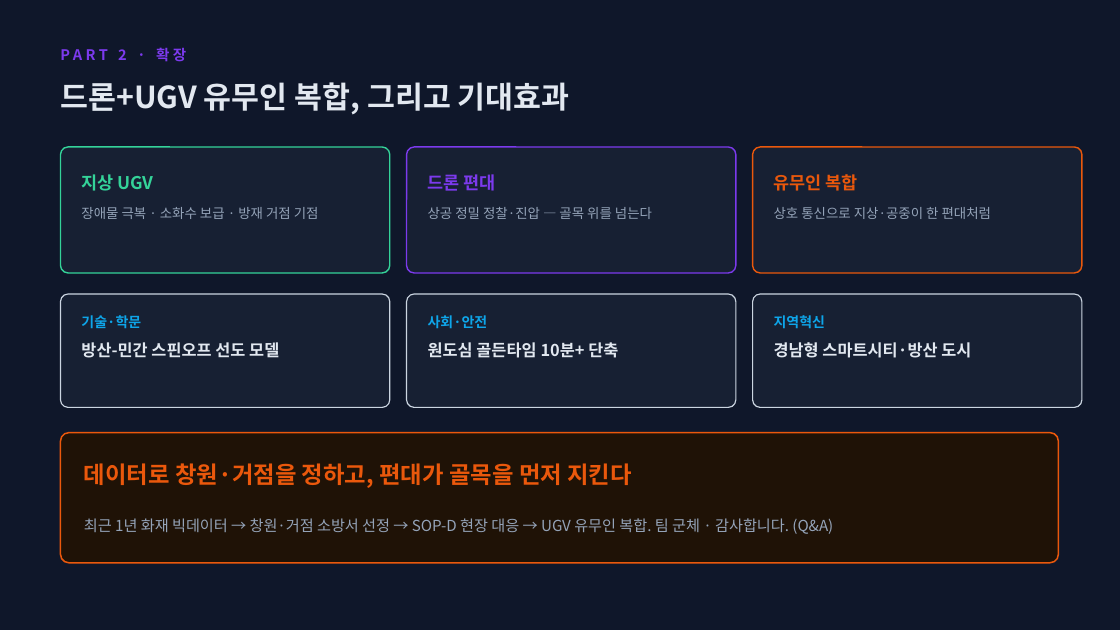
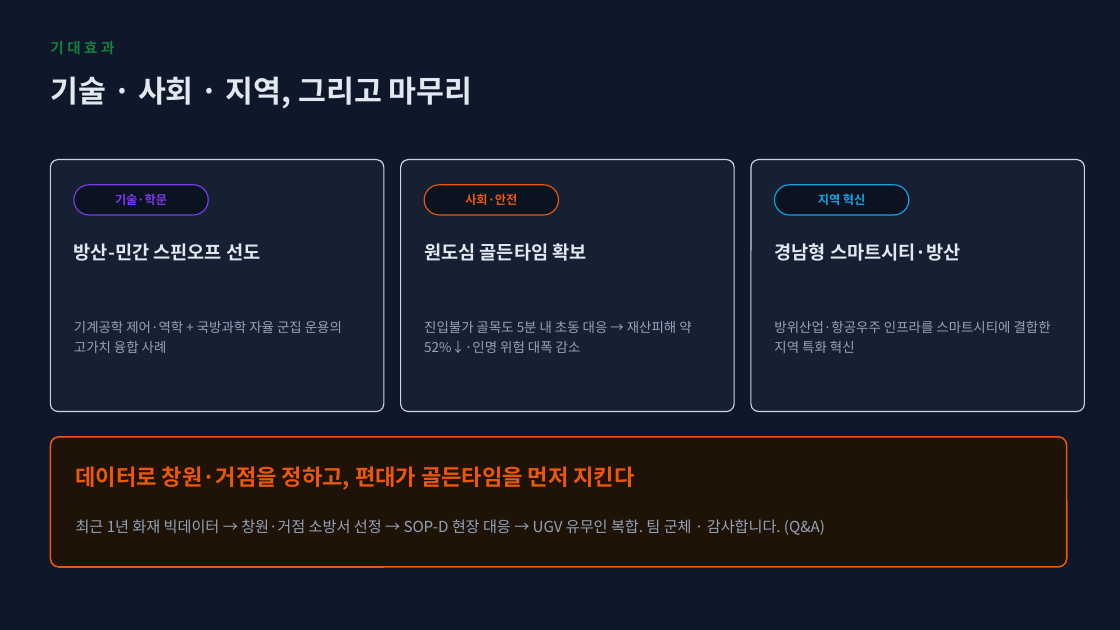
Before and after one commit to bdsm135790-png/noh, a slide deck: slide 17 of presentation/화재빅데이터_드론배치_분석리포트.pptx (slide 15 before the commit). Drawn at 1120x630 pixels with LibreOffice and Linux fonts; fonts in the diff are those of the drawing. Boxes give left, top, right and bottom in pixels: in the first picture for what was removed or moved away, otherwise in the second. Text is boxed around its words. In the diff, an @@ line names an element or a change of style, - is before the commit and + after.

```diff
--- a/presentation/화재빅데이터_드론배치_분석리포트.pptx
+++ b/presentation/화재빅데이터_드론배치_분석리포트.pptx
@@ text at (50, 41, 114, 54): text changed; size 26 to 12.5 pt; text colour #E2E8F0 to #15803D @@
-드론+UGV 유무인 복합, 그리고 기대효과
+기대효과
@@ text removed at (118, 48, 186, 62) @@
-PART 2 · 확장
@@ text added at (50, 76, 473, 109), 26 pt, text #E2E8F0, bold @@
+기술 · 사회 · 지역, 그리고 마무리
@@ rounded rectangle removed at (60, 147, 390, 273) @@
@@ rounded rectangle removed at (407, 147, 736, 273) @@
@@ rounded rectangle removed at (753, 147, 1082, 273) @@
@@ proportions changed in 3 elements at (751, 160, 1085, 412), (401, 160, 734, 412), (50, 160, 384, 412) @@
@@ rounded rectangle: place and size @@
-rounded rectangle at (60, 294, 390, 408)
+rounded rectangle at (50, 160, 384, 412)
@@ text removed at (81, 174, 154, 191) @@
-지상 UGV
@@ rounded rectangle: place and size @@
-rounded rectangle at (407, 294, 736, 408)
+rounded rectangle at (401, 160, 734, 412)
@@ text removed at (428, 174, 496, 191) @@
-드론 편대
@@ rounded rectangle: place and size @@
-rounded rectangle at (753, 294, 1082, 408)
+rounded rectangle at (751, 160, 1085, 412)
@@ text removed at (774, 174, 858, 191) @@
-유무인 복합
@@ text "기술·학문": place and size @@
-text "기술·학문" at (81, 315, 141, 329)
+text "기술·학문" at (115, 193, 167, 205)
@@ text "기술·학문" at (115, 193, 167, 205): size 12 to 10.5 pt, text colour #0EA5E9 to #7C3AED; alignment left to centre @@
@@ rounded rectangle added at (74, 185, 208, 215), fill #0B1220, outline #7C3AED 1 pt @@
@@ text removed at (81, 207, 319, 219) @@
-장애물 극복 · 소화수 보급 · 방재 거점 기점
@@ text "사회·안전": place and size @@
-text "사회·안전" at (428, 315, 488, 329)
+text "사회·안전" at (465, 193, 517, 205)
@@ text "사회·안전" at (465, 193, 517, 205): size 12 to 10.5 pt, text colour #0EA5E9 to #EA580C; alignment left to centre @@
@@ rounded rectangle added at (424, 185, 559, 215), fill #0B1220, outline #EA580C 1 pt @@
@@ text removed at (428, 207, 652, 219) @@
-상공 정밀 정찰·진압 — 골목 위를 넘는다
@@ text removed at (774, 207, 991, 219) @@
-상호 통신으로 지상·공중이 한 편대처럼
@@ rounded rectangle added at (775, 185, 909, 215), fill #0B1220, outline #0EA5E9 1 pt @@
@@ text at (818, 193, 865, 205): text changed; size 12 to 10.5 pt @@
-지역혁신
+지역 혁신
@@ text at (74, 243, 260, 261): text changed; size 14 to 16 pt @@
-방산-민간 스핀오프 선도 모델
+방산-민간 스핀오프 선도
@@ text at (424, 243, 586, 261): text changed; size 14 to 16 pt @@
-원도심 골든타임 10분+ 단축
+원도심 골든타임 확보
@@ text at (774, 243, 961, 261): text changed; size 14 to 16 pt @@
-경남형 스마트시티·방산 도시
+경남형 스마트시티·방산
@@ text added at (74, 321, 342, 353), 11.5 pt, text #94A3B8 @@
+기계공학 제어·역학 + 국방과학 자율 군집 운용의 고가치 융합 사례
@@ text added at (424, 321, 691, 353), 11.5 pt, text #94A3B8 @@
+진입불가 골목도 5분 내 초동 대응 → 재산피해 약 52%↓·인명 위험 대폭 감소
@@ text added at (774, 321, 1051, 353), 11.5 pt, text #94A3B8 @@
+방위산업·항공우주 인프라를 스마트시티에 결합한 지역 특화 혁신
@@ rounded rectangle: place and size @@
-rounded rectangle at (60, 433, 1059, 563)
+rounded rectangle at (50, 437, 1067, 567)
@@ text at (76, 466, 635, 490): text changed; size 20 to 19 pt @@
-데이터로 창원·거점을 정하고, 편대가 골목을 먼저 지킨다
+데이터로 창원·거점을 정하고, 편대가 골든타임을 먼저 지킨다
@@ text "최근 1년 화재 빅데이터 → ...": place and size @@
-text "최근 1년 화재 빅데이터 → ..." at (84, 518, 833, 534)
+text "최근 1년 화재 빅데이터 → ..." at (76, 519, 825, 535)
```
Also in this commit, not shown: 14 other slides changed, 2 slides added, 2 other files.
